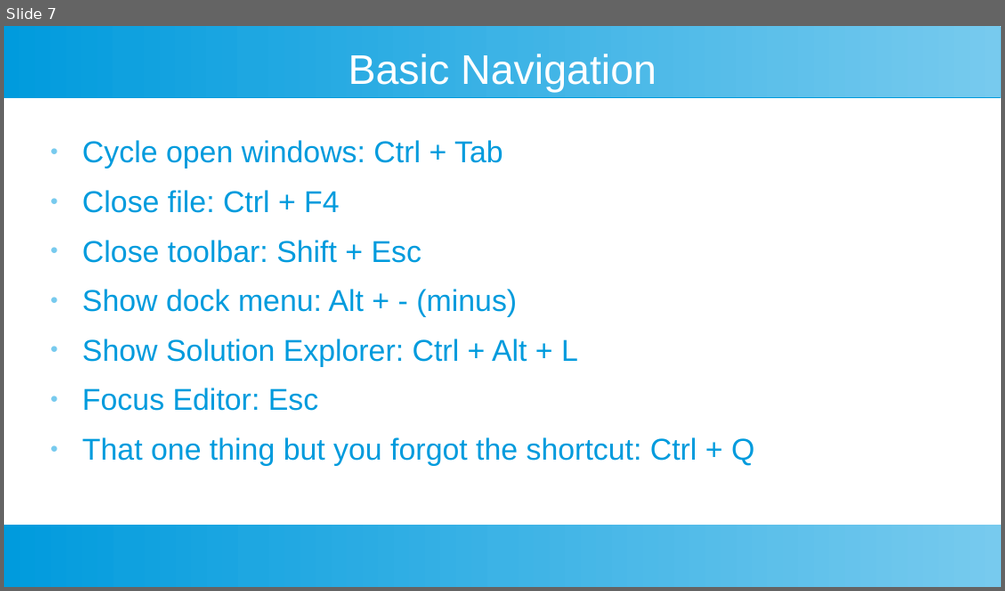
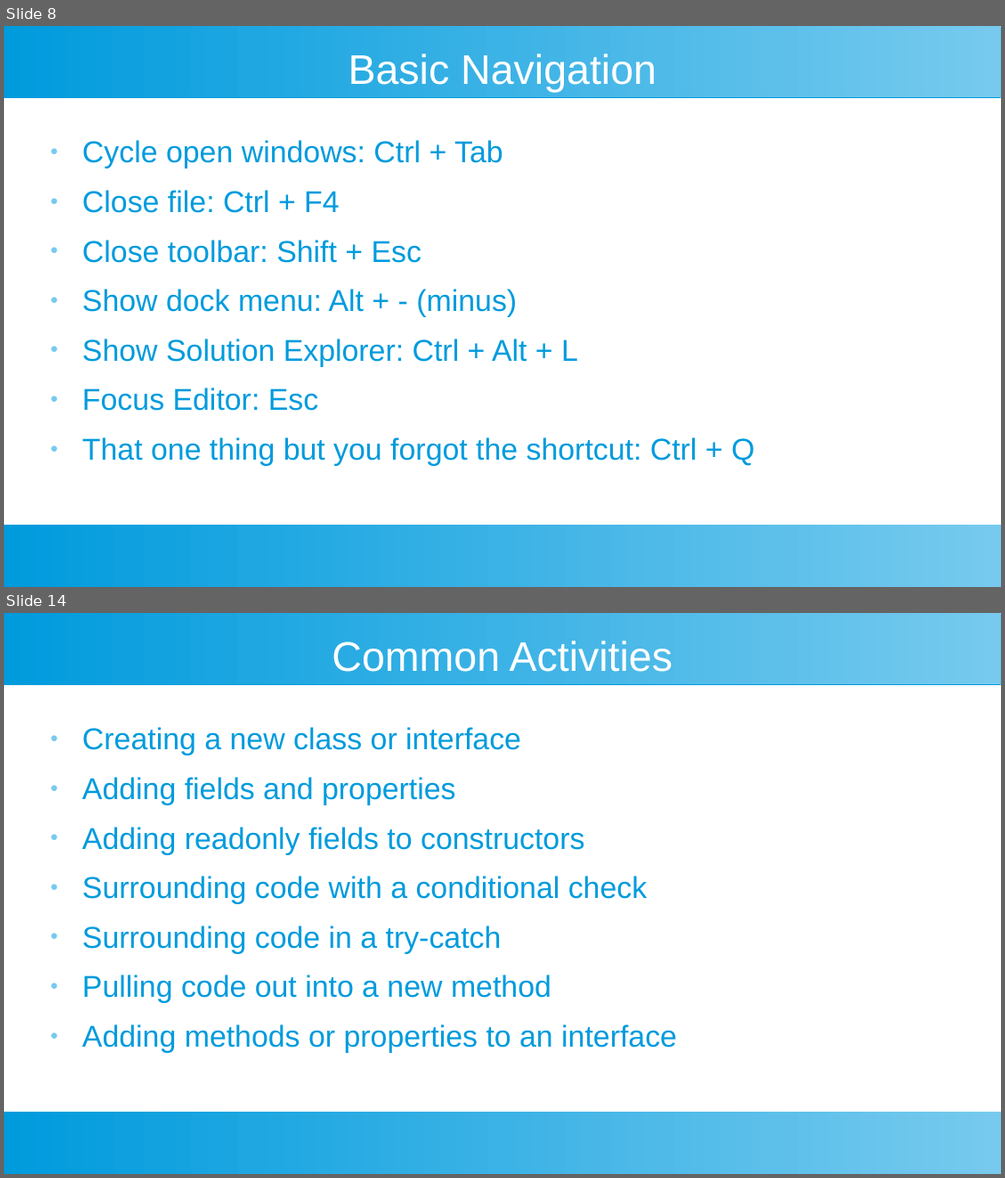
Before and after one commit to SmithE65/Productivity, a slide deck: Productivity.odp. Shown one above the other, each under a label of ours: slide 7 before the commit, slides 8 and 14 after it; the slides between them are not shown. The pictures are 1005x591 and 1005x1178 pixels, drawn with LibreOffice and Linux fonts; fonts in the diff are those of the drawing. Boxes give left, top, right and bottom in pixels: in the first picture for what was removed or moved away, otherwise in the second. Text is boxed around its words. In the diff, an @@ line names an element or a change of style, - is before the commit and + after.

```diff
--- a/Productivity.odp
+++ b/Productivity.odp
@@ slide 14 added at [4,613,1001,1174], background #FFFFFF; not listed: 2 template elements that a slide beside it also shows @@
@@ title added at [332,641,673,672], 33 pt, text #FFFFFF @@
+Common Activities
@@ text added at [82,727,677,1053], 24 pt, text #009BDD @@
+● Creating a new class or interface
+● Adding fields and properties
+● Adding readonly fields to constructors
+● Surrounding code with a conditional check
+● Surrounding code in a try-catch
+● Pulling code out into a new method
+● Adding methods or properties to an interface
@@ what was slide 7 is now slide 8 @@
```
Also in this commit, not shown: 6 slides changed, 16 other slides added, 2 slides removed.
